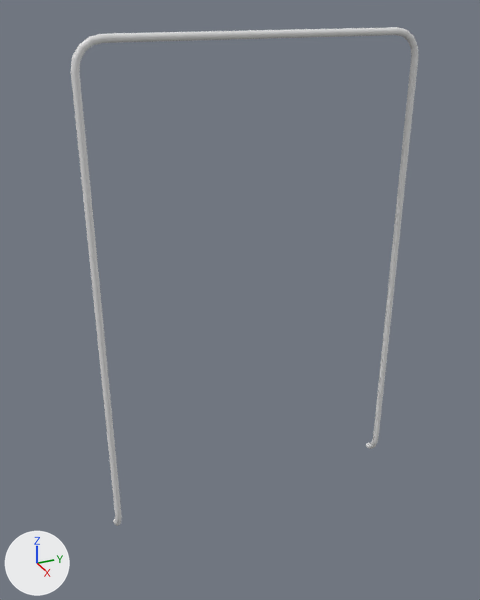
Renders of the Blender file Assets/Models/NeonDoors.blend from each side of a commit.
The view is the same before and after, from a 50 mm lens placed at (4.17, -1.99, 4.12), pointed at (0.02, -0.12, 2.05). Lighting does not change. The marker at lower left points along +X, +Y and +Z.

Objects in the first picture: 'Vert.001'.
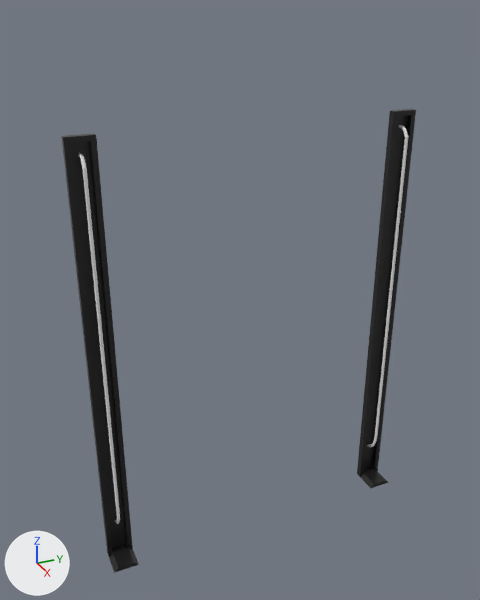
The change, as a list of edits to the scene's bpy script:
```text
Add mat_neonbackplate:
    mat_neonbackplate = principled_material('NeonBackPlate')
    mat_neonbackplate.base_color = (0.0122, 0.0122, 0.0122)  # black #1d1d1d
    mat_neonbackplate.roughness = 0.325
Add me_cube:
    me_cube.from_pydata([(0.0, 1.1, 0.0), (0.0, 1.1, 3.35), (0.0, 1.3, 0.0), (0.0, 1.3, 3.35), (0.05, 1.14, 0.04), (0.05, 1.14, 3.31), (0.05, 1.26, 0.04), (0.05, 1.26, 3.31), (0.05, 1.3, 3.35), (0.05, 1.3, 0.0), (0.05, 1.1, 0.0), (0.05, 1.1, 3.35), (0.0, 1.26, 3.31), (0.0, 1.26, 0.04), (0.0, 1.14, 0.04), (0.0, 1.14, 3.31), (0.23, 1.1, 0.0), (0.23, 1.3, 0.0), (0.23, 1.14, 0.04), (0.23, 1.26, 0.04)], [], [(0, 1, 3, 2), (2, 3, 8, 9), (5, 4, 14, 15), (10, 11, 1, 0), (2, 9, 10, 0), (8, 3, 1, 11), (7, 6, 9, 8), (10, 9, 17, 16), (5, 7, 8, 11), (4, 5, 11, 10), (13, 12, 15, 14), (4, 6, 13, 14), (7, 5, 15, 12), (6, 7, 12, 13), (19, 18, 16, 17), (4, 10, 16, 18), (9, 6, 19, 17), (6, 4, 18, 19)])
    me_cube.materials.append(mat_neonbackplate)  # black #1d1d1d
Change cu_vert_001:
    remove _sp.points.foreach_set('co', [0.0, 1.2, 0.3, 0.0, 0.00005, 1.2, 0.3, 0.0, 0.0383, 1.2, 0.313, 0.0, 0.0707, 1.2, 0.351, 0.0, 0.0924, 1.2, 0.407, 0.0, 0.1, 1.2, 0.473, 0.0, 0.1, 1.2, 3.727, 0.0, 0.1, 1.187, 3.793, 0.0, 0.1, 1.149, 3.849, 0.0, 0.1, 1.093, 3.887, 0.0, 0.1, 1.027, 3.9, 0.0, 0.1, -1.027, 3.9, 0.0, 0.1, -1.093, 3.887, 0.0, 0.1, -1.149, 3.849, 0.0, 0.1, -1.187, 3.793, 0.0, 0.1, -1.2, 3.727, 0.0, 0.1, -1.2, 0.473, 0.0, 0.0924, -1.2, 0.407, 0.0, 0.0707, -1.2, 0.351, 0.0, 0.0383, -1.2, 0.313, 0.0, 0.00005, -1.2, 0.3, 0.0, 0.0, -1.2, 0.3, 0.0])
    _sp: cu_vert_001.splines.new('POLY'); _sp.points.add(21) -> cu_vert_001.splines.new('POLY'); _sp.points.add(9)
    add _sp.points.foreach_set('co', [0.0, 1.2, 0.3, 0.0, 0.00005, 1.2, 0.3, 0.0, 0.0383, 1.2, 0.313, 0.0, 0.0707, 1.2, 0.351, 0.0, 0.0924, 1.2, 0.407, 0.0, 0.1, 1.2, 0.473, 0.0, 0.1, 1.2, 3.164, 0.0, 0.0681, 1.2, 3.212, 0.0, 0.0363, 1.2, 3.227, 0.0, 0.00438, 1.2, 3.227, 0.0])
    add _sp.order_v = 0
    add _sp.resolution_v = 0
    add _sp.use_endpoint_u = True
    add _sp.use_smooth = False
    add _sp = cu_vert_001.splines.new('POLY'); _sp.points.add(9)
    add _sp.points.foreach_set('co', [0.00438, -1.2, 3.227, 0.0, 0.0363, -1.2, 3.227, 0.0, 0.0681, -1.2, 3.212, 0.0, 0.1, -1.2, 3.164, 0.0, 0.1, -1.2, 0.473, 0.0, 0.0924, -1.2, 0.407, 0.0, 0.0707, -1.2, 0.351, 0.0, 0.0383, -1.2, 0.313, 0.0, 0.00005, -1.2, 0.3, 0.0, 0.0, -1.2, 0.3, 0.0])
Change ob_beziercircle:
    ob_beziercircle.scale: (0.025, 0.025, 0.025) -> (0.0125, 0.0125, 0.0125)
Add ob_cube:
    ob_cube = bpy.data.objects.new('Cube', me_cube)
    ob_cube.location = (0.0, 0.0, 0.0)
    _m = ob_cube.modifiers.new('Mirror', 'MIRROR')
    _m.use_axis = (False, True, False)
```

What differs and where, as boxes [x1, y1, x2, y2] in the pictures (480 x 600 px):
'Cube', added (black): after [62, 109, 416, 573]
'Vert.001', reshaped (20% shorter): before [71, 27, 418, 526]; after [78, 125, 408, 524]
